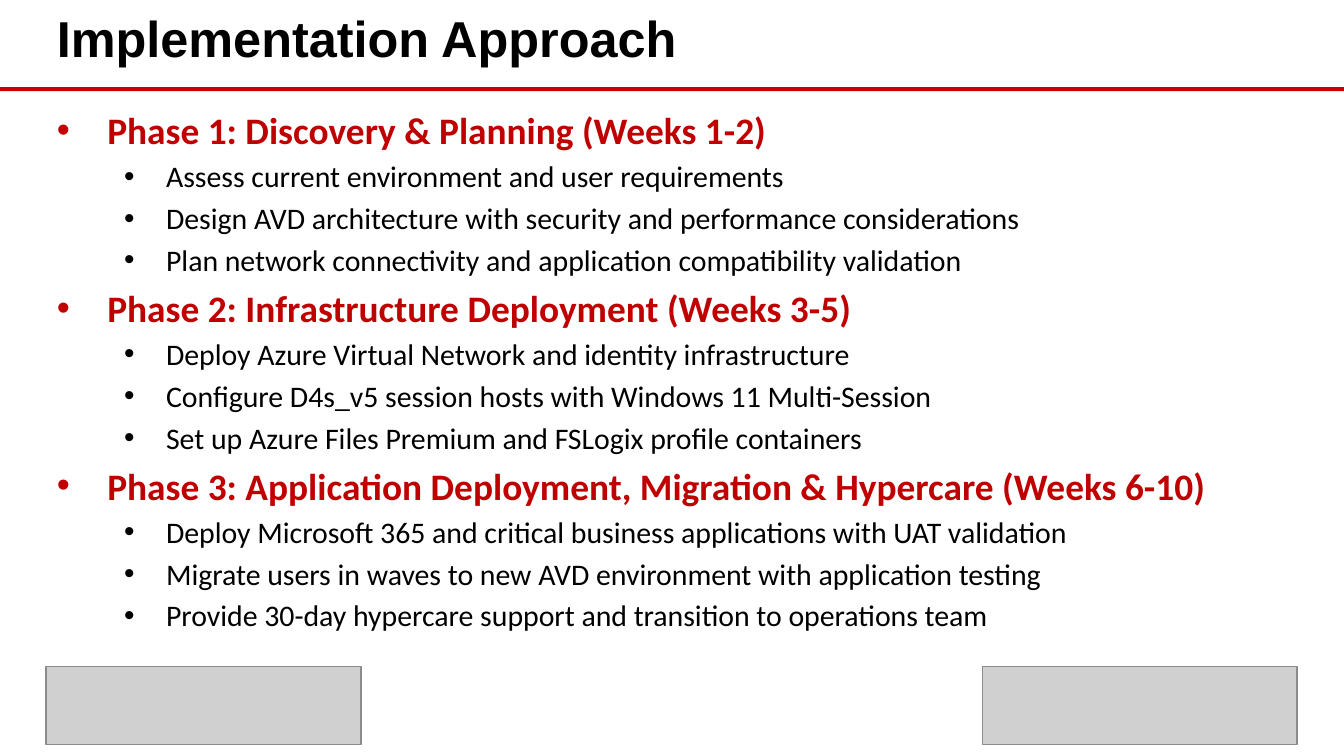
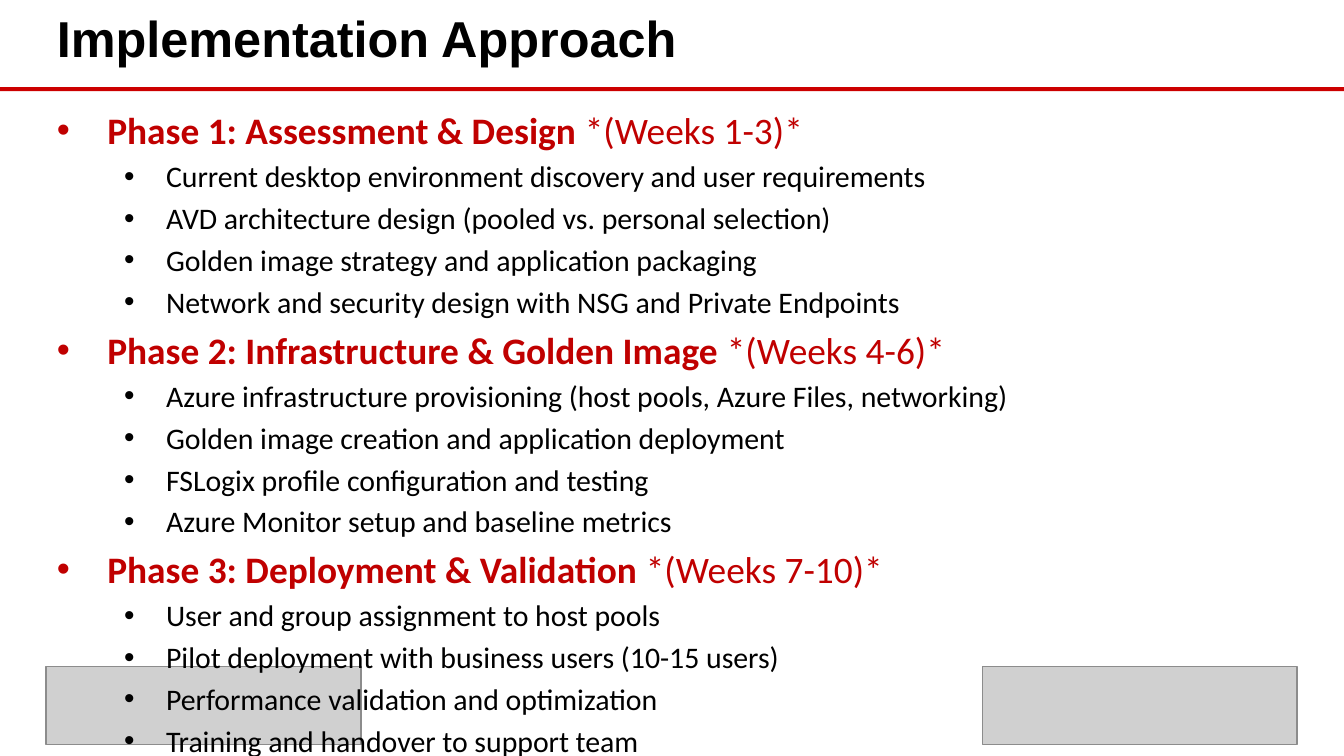
Before and after one commit to eoframework/solutions, a slide deck: slide 5 of solutions/azure/modern-workspace/virtual-desktop/presales/solution-briefing.pptx (slide 4 before the commit). Drawn at 1344x756 pixels with LibreOffice and Linux fonts; fonts in the diff are those of the drawing; grey boxes stand for pictures; background and template pictures are left out. Boxes give left, top, right and bottom in pixels: in the first picture for what was removed or moved away, otherwise in the second. Text is boxed around its words. In the diff, an @@ line names an element or a change of style, - is before the commit and + after.

Commit message:
Add Engagement Scope slides with solution-specific scope for Azure solutions
- Document Intelligence: IDP scope (document types, AI/ML complexity, accuracy)
- Enterprise Landing Zone: Landing zone scope (management groups, subscriptions, policies)
- Sentinel SIEM: Security scope (data connectors, analytics rules, log ingestion)
- DevOps Enterprise Platform: DevOps scope (repositories, pipelines, deployments)
- Virtual Desktop: AVD scope (host pools, app groups, user profiles)
- Virtual WAN Global: Network scope (WAN hubs, VPN connections, bandwidth)
- Updated LOE CSVs with proper SCOPE ASSUMPTIONS structure for Doc Intel and Landing Zone
- Regenerated all 6 PPTX files with 11-slide structure including Engagement Scope

```diff
--- a/solutions/azure/modern-workspace/virtual-desktop/presales/solution-briefing.pptx
+++ b/solutions/azure/modern-workspace/virtual-desktop/presales/solution-briefing.pptx
@@ text at [107,117,1007,675]: text changed @@
-• Phase 1: Discovery & Planning (Weeks 1-2)
-  • Assess current environment and user requirements
-  • Design AVD architecture with security and performance considerations
-  • Plan network connectivity and application compatibility validation
-• Phase 2: Infrastructure Deployment (Weeks 3-5)
-  • Deploy Azure Virtual Network and identity infrastructure
-  • Configure D4s_v5 session hosts with Windows 11 Multi-Session
-  • Set up Azure Files Premium and FSLogix profile containers
-• Phase 3: Application Deployment, Migration & Hypercare (Weeks 6-10)
-  • Deploy Microsoft 365 and critical business applications with UAT validation
-  • Migrate users in waves to new AVD environment with application testing
-  • Provide 30-day hypercare support and transition to operations team
+• Phase 1: Assessment & Design *(Weeks 1-3)*
+  • Current desktop environment discovery and user requirements
+  • AVD architecture design (pooled vs. personal selection)
+  • Golden image strategy and application packaging
+  • Network and security design with NSG and Private Endpoints
+• Phase 2: Infrastructure & Golden Image *(Weeks 4-6)*
+  • Azure infrastructure provisioning (host pools, Azure Files, networking)
+  • Golden image creation and application deployment
+  • FSLogix profile configuration and testing
+  • Azure Monitor setup and baseline metrics
+• Phase 3: Deployment & Validation *(Weeks 7-10)*
+  • User and group assignment to host pools
+  • Pilot deployment with business users (10-15 users)
+  • Performance validation and optimization
+  • Training and handover to support team
```
Also in this commit, not shown: 8 other slides changed, 1 slide added, 13 other files.
